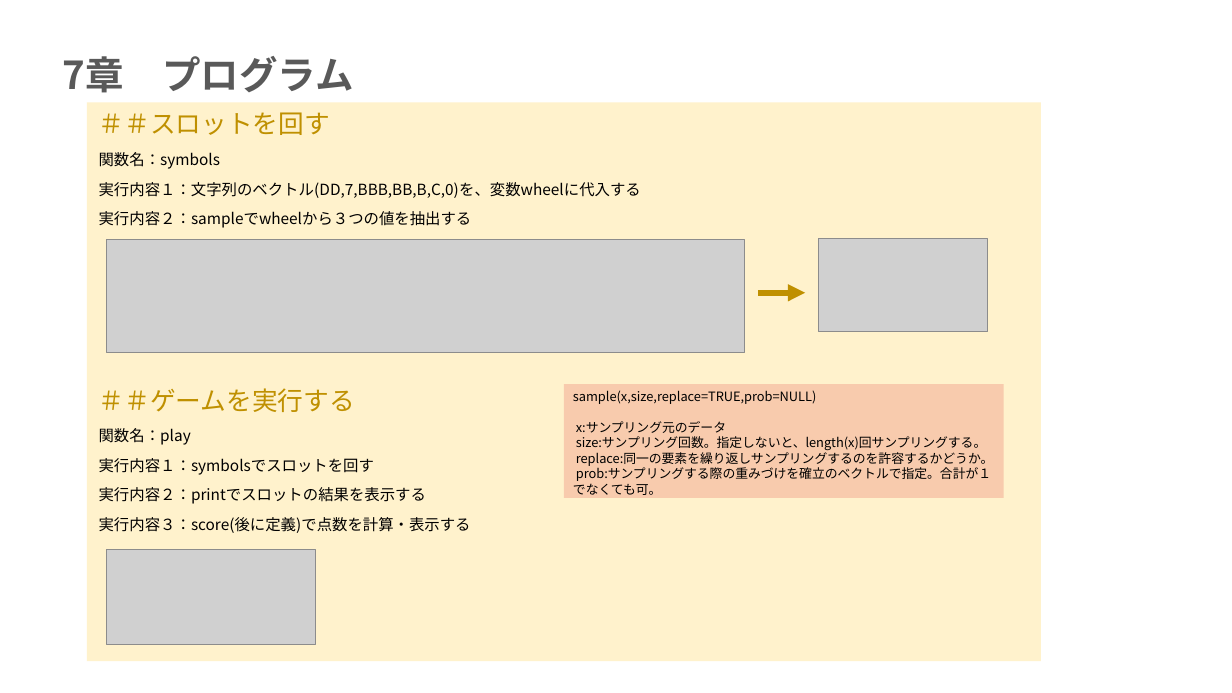
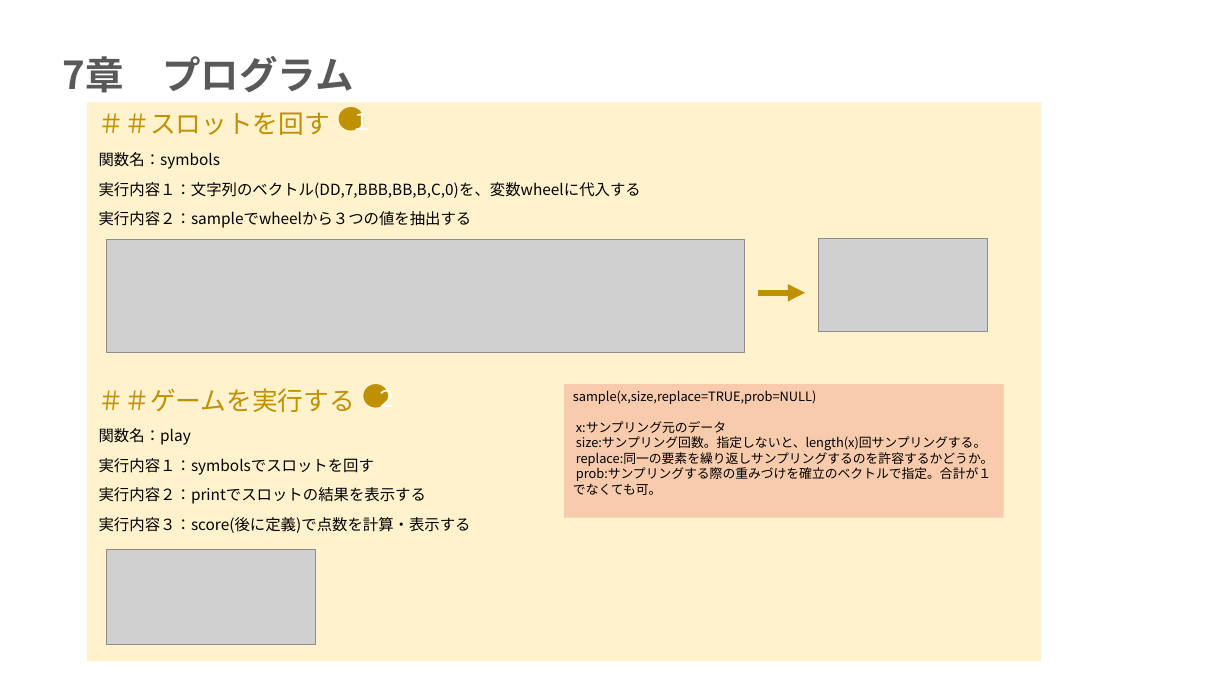
Before and after one commit to mei-517/r-practice-part3, a slide deck: slide 3 of 永井芽衣_Rpart3.pptx. Drawn at 1232x693 pixels with LibreOffice and Linux fonts; fonts in the diff are those of the drawing; grey boxes stand for pictures. Boxes give left, top, right and bottom in pixels: in the first picture for what was removed or moved away, otherwise in the second. Text is boxed around its words. In the diff, an @@ line names an element or a change of style, - is before the commit and + after.

```diff
--- a/永井芽衣_Rpart3.pptx
+++ b/永井芽衣_Rpart3.pptx
@@ ellipse added at [339,107,364,130], fill #BF9000, 18 pt, text #FFFFFF @@
+１
@@ ellipse added at [363,384,388,408], fill #BF9000, 18 pt, text #FFFFFF @@
+２
@@ rectangle "sample(x,size,replace=TRUE,prob=NULL)": place and size @@
-rectangle "sample(x,size,replace=TRUE,prob=NULL)" at [564,384,1004,498]
+rectangle "sample(x,size,replace=TRUE,prob=NULL)" at [564,384,1004,518]
```
Also in this commit, not shown: 3 other slides changed, 14 slides added, 1 other file.
